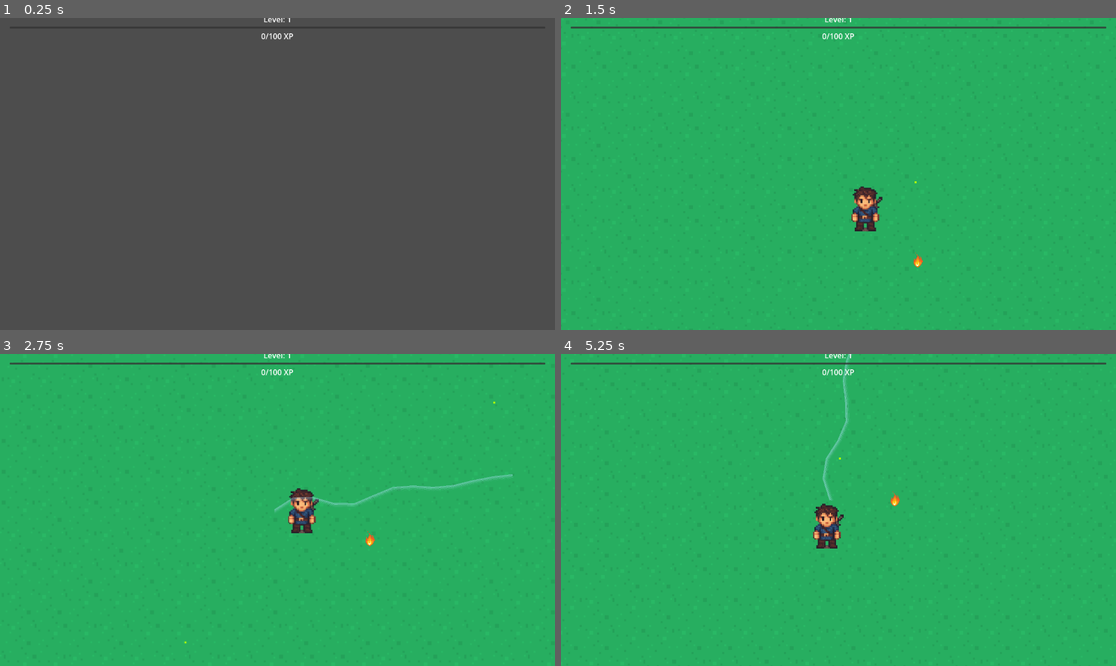
Above: before the commit, frames 1-4 (two rows, left to right).
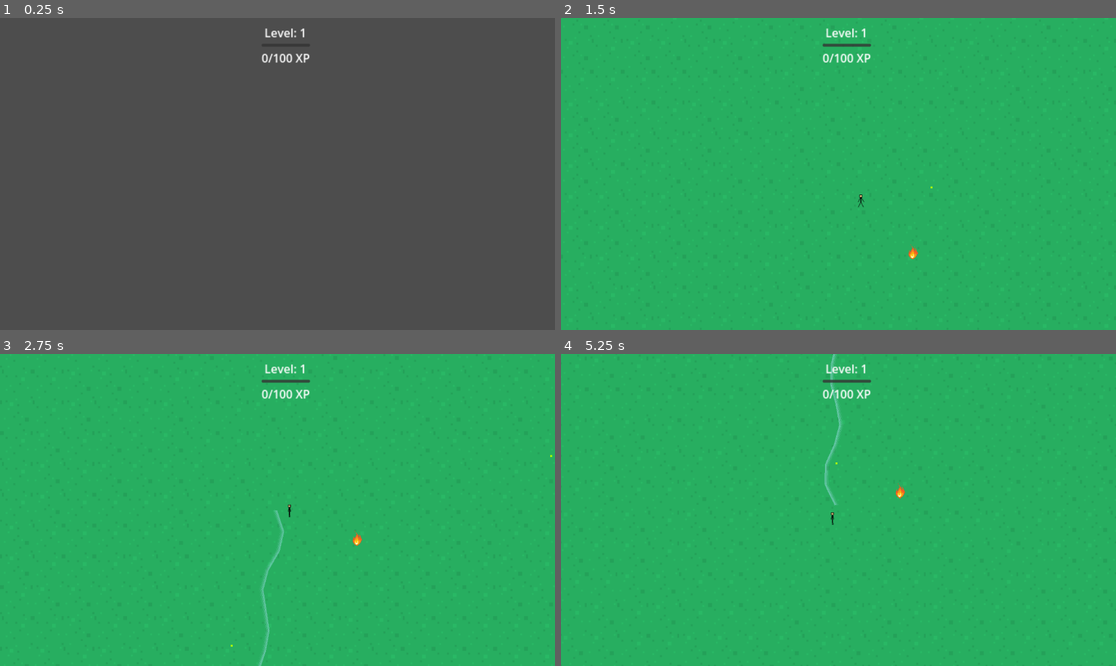
Above: after the commit, the same moments.

Repository: Sephon/PowerupSlayer
Game: Godot game, scene res://scenes/Main.tscn
Same seed, same stepped clock (60 frames per second), same inputs: the game is played once before the commit and once after it.
Inputs:
- Up to frame 1 (0.25 s): no input
- Up to frame 2 (1.5 s): tap Enter at 0.5, 0.6, 1.35 s; hold D (move_right) 0.53-1.28 s; hold S (move_down) from 1.28 s (still down)
- Up to frame 3 (2.75 s): release S (move_down) at 2.03 s; hold D (move_right) from 2.03 s (still down); tap Enter at 2.1 s
- Up to frame 4 (5.25 s): release D (move_right) at 2.78 s; hold W (move_up) 2.78-3.53 s; tap Enter every 0.75 s from 2.85 to 5.1 s; hold A (move_left) 3.53-5.03 s; hold S (move_down) from 5.03 s (still down)

The runs differ from the first frame. In frame 1, 0.3% of the frame differs, in the area x 47-56%, y 0-15%; in frame 2, 1.8%; in frame 3, 2.4%, in the area x 1-100%, y 0-100%; in frame 4, 2.1%.

Commit message:
Added animation and some cleanup

Diff:
--- a/powerupslayer/scenes/HealthBar.tscn
+++ b/powerupslayer/scenes/HealthBar.tscn
@@ -1,4 +1,4 @@
-[gd_scene load_steps=2 format=3]
+[gd_scene load_steps=2 format=3 uid="uid://cn6qsu4niu54c"]
 
 [ext_resource type="Script" path="res://scripts/player/health_bar.gd" id="1_script"]
 
@@ -17,4 +17,4 @@
 offset_top = -4.0
 offset_right = 19.0
 offset_bottom = 4.0
-color = Color(0.8, 0.2, 0.2, 1.0)
+color = Color(0.8, 0.2, 0.2, 1)
--- a/powerupslayer/scenes/ui/xp_bar.tscn
+++ b/powerupslayer/scenes/ui/xp_bar.tscn
@@ -1,4 +1,4 @@
-[gd_scene load_steps=3 format=3]
+[gd_scene load_steps=3 format=3 uid="uid://lrk82fxhq00r"]
 
 [ext_resource type="Script" path="res://scripts/ui/xp_bar.gd" id="1_script"]
 
@@ -19,15 +19,15 @@
 
 [node name="MarginContainer" type="MarginContainer" parent="."]
 layout_mode = 1
-anchors_preset = 15
-anchor_right = 1.0
-anchor_bottom = 1.0
-offset_left = 20.0
-offset_top = 10.0
-offset_right = -20.0
-offset_bottom = -10.0
+anchors_preset = 5
+anchor_left = 0.5
+anchor_right = 0.5
+offset_left = -33.5
+offset_right = 33.5
+offset_bottom = 77.0
 grow_horizontal = 2
-grow_vertical = 2
+scale = Vector2(1.5, 1.5)
+pivot_offset = Vector2(0, -25)
 
 [node name="VBoxContainer" type="VBoxContainer" parent="MarginContainer"]
 layout_mode = 2
--- a/powerupslayer/scripts/player/player.gd
+++ b/powerupslayer/scripts/player/player.gd
@@ -1,6 +1,6 @@
 extends CharacterBody2D
 
-@export var speed := 300.0
+@export var speed := 150.0
 @export var max_health := 100.0
 
 var health: float
@@ -12,18 +12,29 @@
 var base_xp_requirement: int = 100
 var xp_requirement: int = 100
 var health_bar: Node2D
+var animation_timer: float = 0.0
+var animation_frame: int = 0
+var is_moving: bool = false
 
 func _ready():
 	health = max_health
 	controls = $Controls
 	setup_weapons()
 	setup_health_bar()
+	setup_sprite()
+
+func setup_sprite():
+	$Sprite2D.texture = load("res://Sprites/Character_Animations.png")
+	$Sprite2D.hframes = 3  # Assuming the sprite sheet has 3 frames
+	$Sprite2D.vframes = 1
+	$Sprite2D.frame = 0
 
 func setup_health_bar():
 	var health_bar_scene = load("res://scenes/HealthBar.tscn")
 	health_bar = health_bar_scene.instantiate()
 	add_child(health_bar)
-	health_bar.position.y = 40  # Position below the player
+	health_bar.position.y = 60  # Position below the player
+	health_bar.position.x = -10
 	health_bar.setup(max_health)
 
 func setup_weapons():
@@ -55,27 +66,32 @@
 	velocity = controls.move_direction * speed
 	move_and_slide()
 
-	# Weapon firing
-	if current_weapon:
+	# Handle sprite animation
+	is_moving = velocity.length() > 0
+	if is_moving:
+		animation_timer += delta
+		if animation_timer >= 0.1666:  # ~166.6ms per frame
+			animation_timer = 0
+			animation_frame = (animation_frame + 1) % 3
+			$Sprite2D.frame = animation_frame
+
+			# Flip sprite based on movement direction
+			#if velocity.x < 0:
+				#$Sprite2D.texture = load("res://Sprites/Character_Extended_Reverse.png")
+			#elif velocity.x > 0:
+				#$Sprite2D.texture = load("res://Sprites/Character_Extended.png")
+	else:
+		# Reset to neutral sprite when not moving
+		#$Sprite2D.texture = load("res://Sprites/Char.png")
+		$Sprite2D.frame = 1
+		animation_timer = 0
+
+	for weapon in weapon_slots:
 		var enemy_manager = get_node("/root/EnemyManager")
-		if enemy_manager:
+		if enemy_manager and weapon != null:
 			var target = enemy_manager.get_closest_to(global_position)
 			if target:
-				current_weapon.fire(target)
-
-	# Keep fireball weapon active
-	var fireball_weapon = weapon_slots[1]
-	if fireball_weapon:
-		fireball_weapon.fire(null)
-
-	# Keep lightning weapon active
-	var lightning_weapon = weapon_slots[2]
-	if lightning_weapon:
-		var enemy_manager = get_node("/root/EnemyManager")
-		if enemy_manager:
-			var target = enemy_manager.get_closest_to(global_position)
-			if target:
-				lightning_weapon.fire(target)
+				weapon.fire(target)
 
 func take_damage(amount: float):
 	health -= amount
@@ -98,7 +114,6 @@
 
 func add_xp(amount: int):
 	xp += amount
-	print("XP: ", xp)
 	check_level_up()
 
 func check_level_up():
@@ -109,8 +124,6 @@
 	level += 1
 	xp -= xp_requirement
 	xp_requirement = int(base_xp_requirement * pow(1.1, level - 1))
-	print("Level up! Now level ", level)
-	print("Next level requires ", xp_requirement, " XP")
 
 	# Show level up notification
 	var notification_scene = load("res://scenes/LevelUpNotification.tscn")
--- a/powerupslayer/scripts/weapon/fireball_projectile.gd
+++ b/powerupslayer/scripts/weapon/fireball_projectile.gd
@@ -41,7 +41,5 @@
 	global_position = player.global_position + offset
 
 func _on_body_entered(body):
-	print("Fireball hit something: ", body.name)
 	if body.has_method("take_damage") and body.get_actor_name() != "PLAYER":
-		print("Fireball damaging: ", body.name)
 		body.take_damage(damage, is_crit)
Binary file added: powerupslayer/Sprites/Character_Animations.png
Not shown, added: powerupslayer/Sprites/Character_Animations.png.import
Binary file added: powerupslayer/Sprites/Character_Extended.png
Not shown, added: powerupslayer/Sprites/Character_Extended.png.import
Binary file added: powerupslayer/Sprites/Character_Extended_Reverse.png
Not shown, added: powerupslayer/Sprites/Character_Extended_Reverse.png.import
Binary file added: powerupslayer/Sprites/Character_Neutral.png
Not shown, added: powerupslayer/Sprites/Character_Neutral.png.import
Not shown: 1 places in powerupslayer/scenes/Main.tscn that only renumber resources
Not shown: 1 places in powerupslayer/scenes/ui/xp_bar.tscn that only renumber resources
